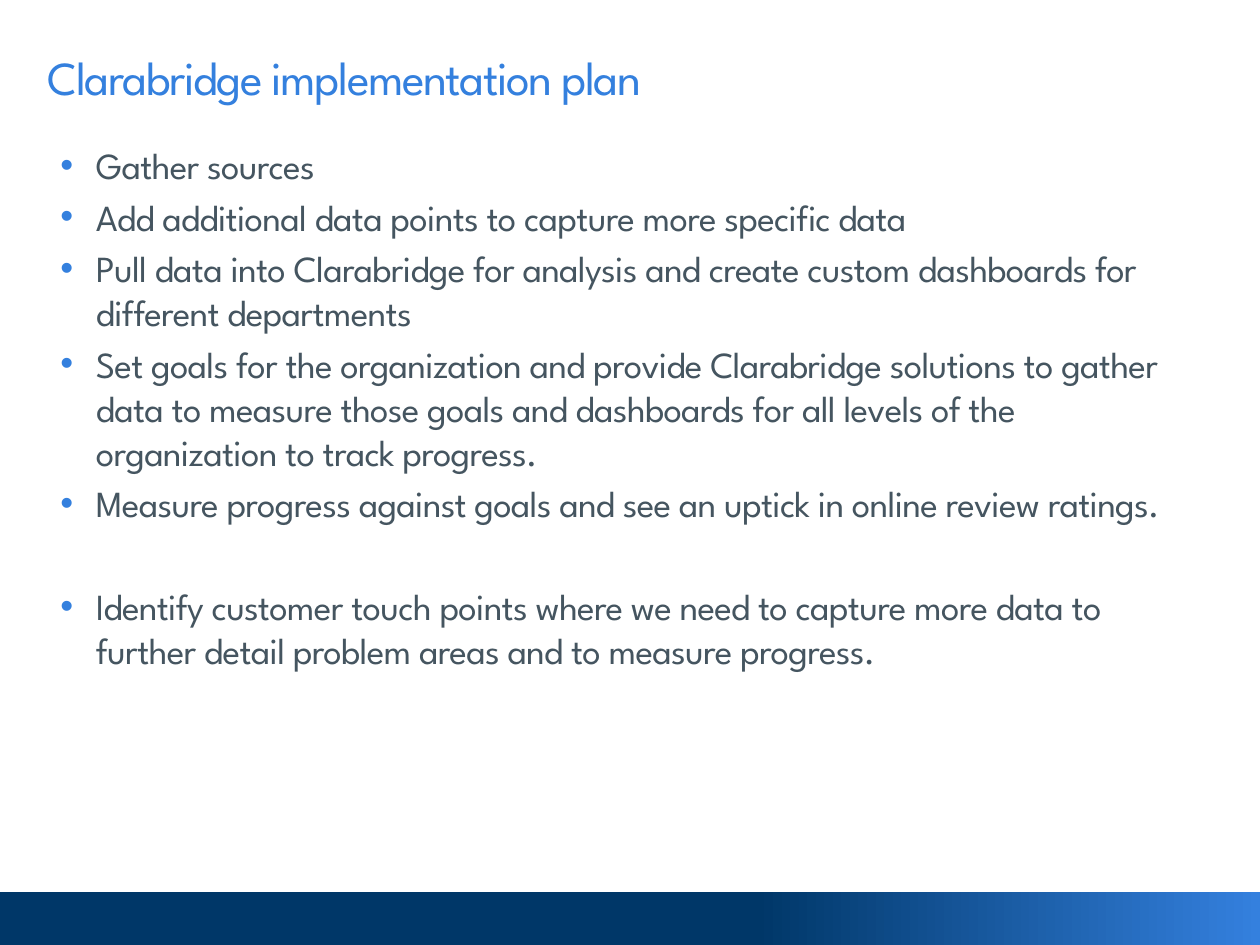
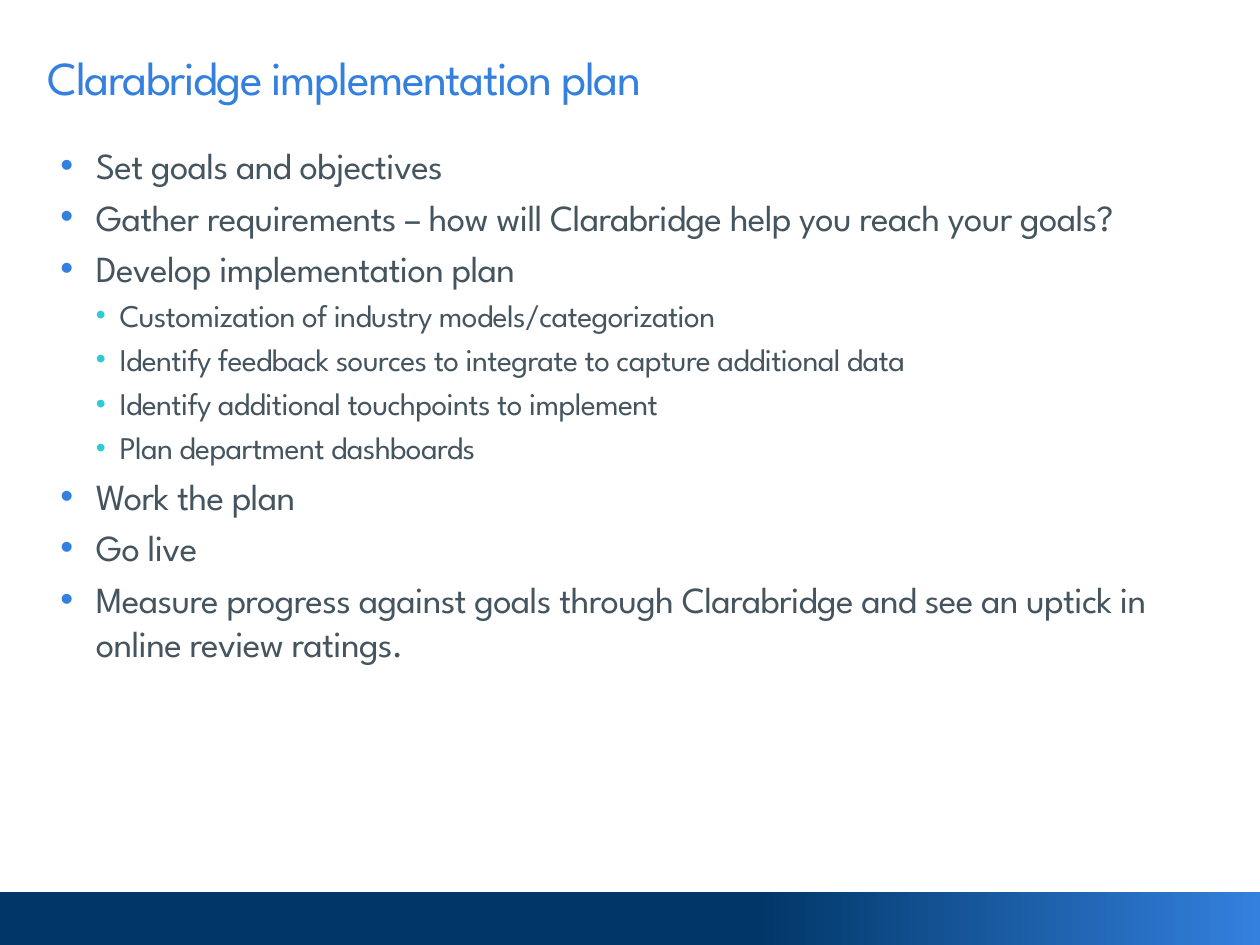
Before and after one commit to goodmorningdata/Clarabridge, a slide deck: slide 15 of 20191009_ace_presentation.pptx. Drawn at 1260x945 pixels with LibreOffice and Linux fonts; fonts in the diff are those of the drawing; background and template pictures are left out. Boxes give left, top, right and bottom in pixels: in the first picture for what was removed or moved away, otherwise in the second. Text is boxed around its words. In the diff, an @@ line names an element or a change of style, - is before the commit and + after.

```diff
--- a/20191009_ace_presentation.pptx
+++ b/20191009_ace_presentation.pptx
@@ text at [96, 153, 1146, 665]: text changed @@
-• Gather sources
-• Add additional data points to capture more specific data
-• Pull data into Clarabridge for analysis and create custom dashboards for different departments
-• Set goals for the organization and provide Clarabridge solutions to gather data to measure those goals and dashboards for all levels of the organization to track progress.
-• Measure progress against goals and see an uptick in online review ratings.
-• Identify customer touch points where we need to capture more data to further detail problem areas and to measure progress.
+• Set goals and objectives
+• Gather requirements – how will Clarabridge help you reach your goals?
+• Develop implementation plan
+  • Customization of industry models/categorization
+  • Identify feedback sources to integrate to capture additional data
+  • Identify additional touchpoints to implement
+  • Plan department dashboards
+• Work the plan
+• Go live
+• Measure progress against goals through Clarabridge and see an uptick in online review ratings.
```
Also in this commit, not shown: 7 other slides changed, 1 other file.
